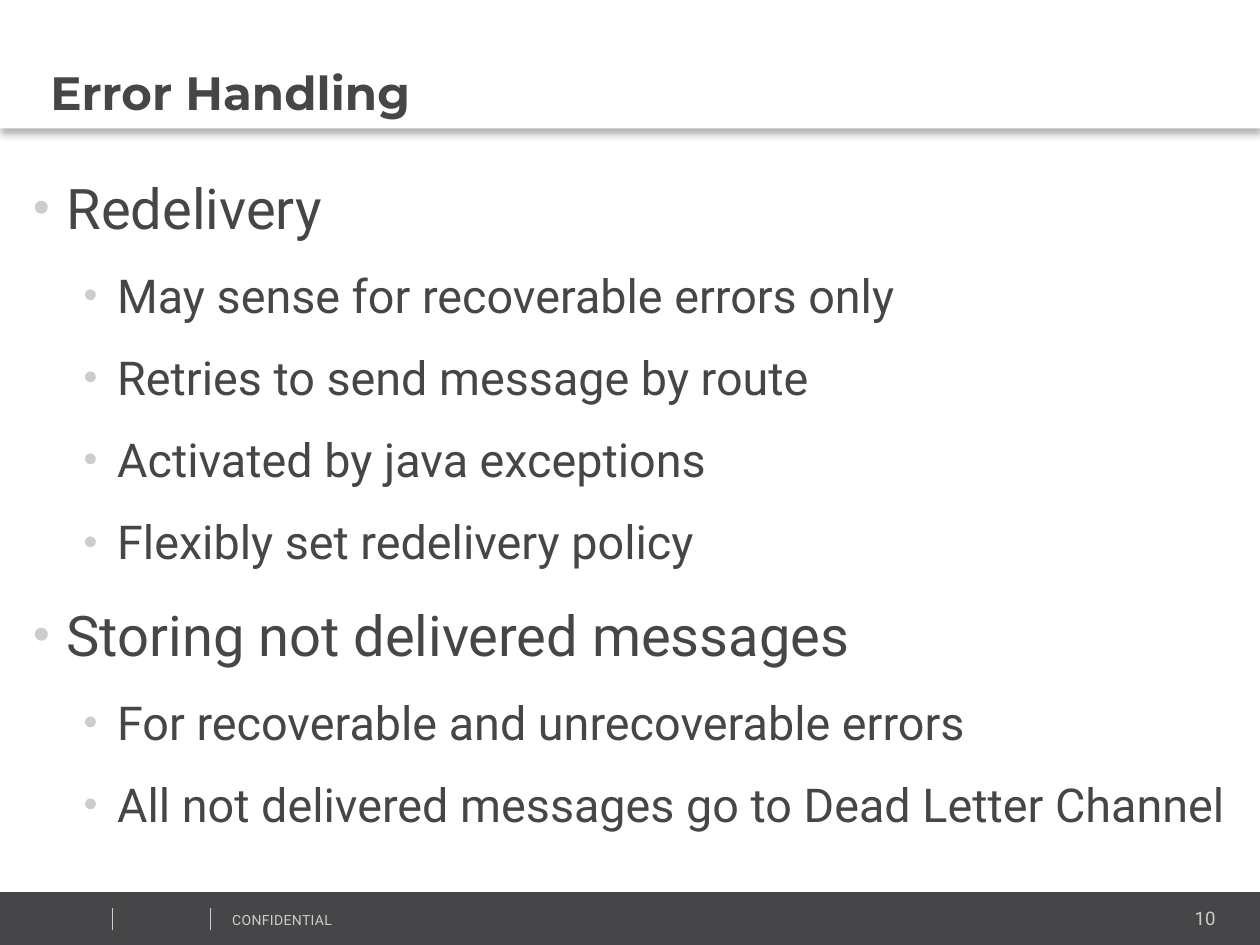
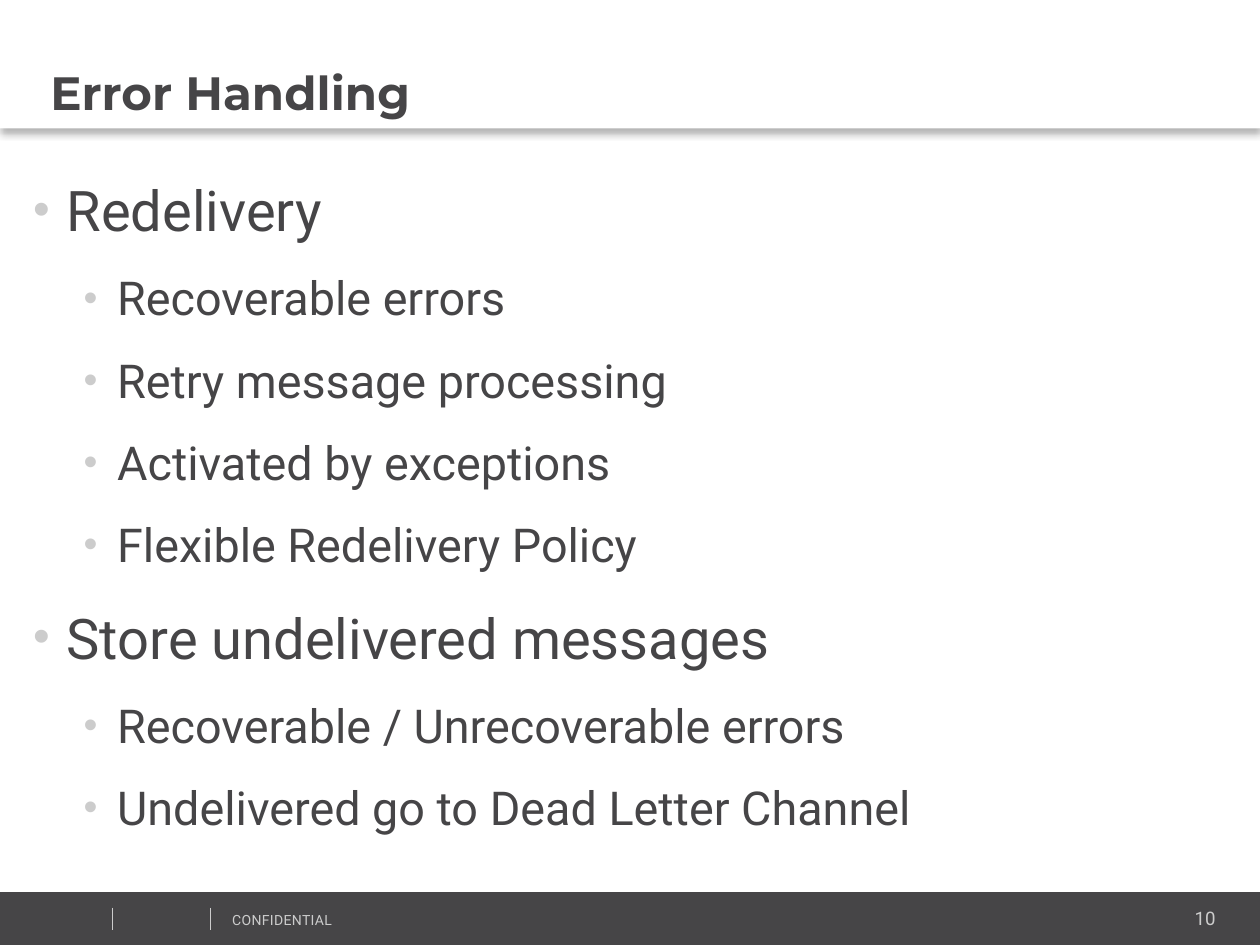
Before and after one commit to vitali-kviatkouski/personal, a slide deck: slide 10 of CamelPresentationITWeek2017.pptx. Drawn at 1260x945 pixels with LibreOffice and Linux fonts; fonts in the diff are those of the drawing; background and template pictures are left out. Boxes give left, top, right and bottom in pixels: in the first picture for what was removed or moved away, otherwise in the second. Text is boxed around its words. In the diff, an @@ line names an element or a change of style, - is before the commit and + after.

```diff
--- a/CamelPresentationITWeek2017.pptx
+++ b/CamelPresentationITWeek2017.pptx
@@ text at (67, 280, 910, 835): text changed @@
-  • May sense for recoverable errors only
-  • Retries to send message by route
-  • Activated by java exceptions
-  • Flexibly set redelivery policy
-• Storing not delivered messages
-  • For recoverable and unrecoverable errors
-  • All not delivered messages go to Dead Letter Channel
+  • Recoverable errors
+  • Retry message processing
+  • Activated by exceptions
+  • Flexible Redelivery Policy
+• Store undelivered messages
+  • Recoverable / Unrecoverable errors
+  • Undelivered go to Dead Letter Channel
```
Also in this commit, not shown: 8 other slides changed, 9 slides added, 1 other file.
